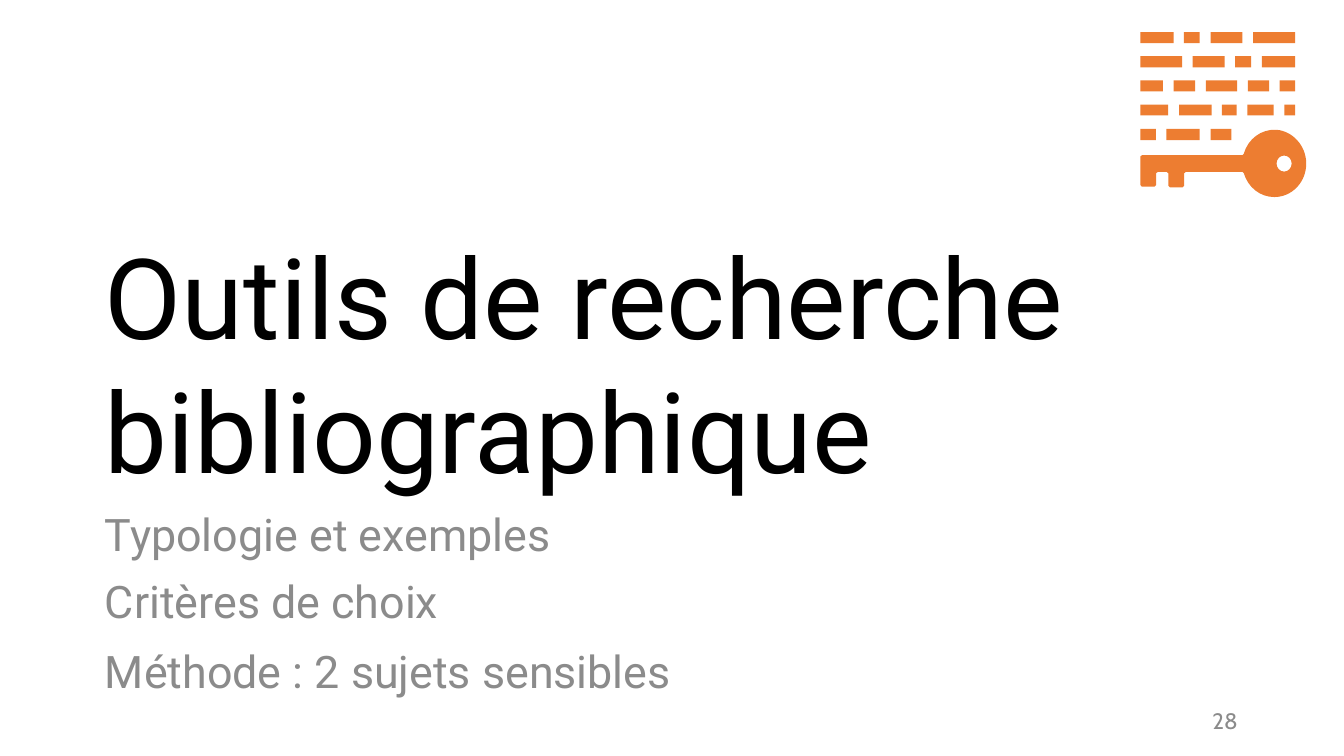
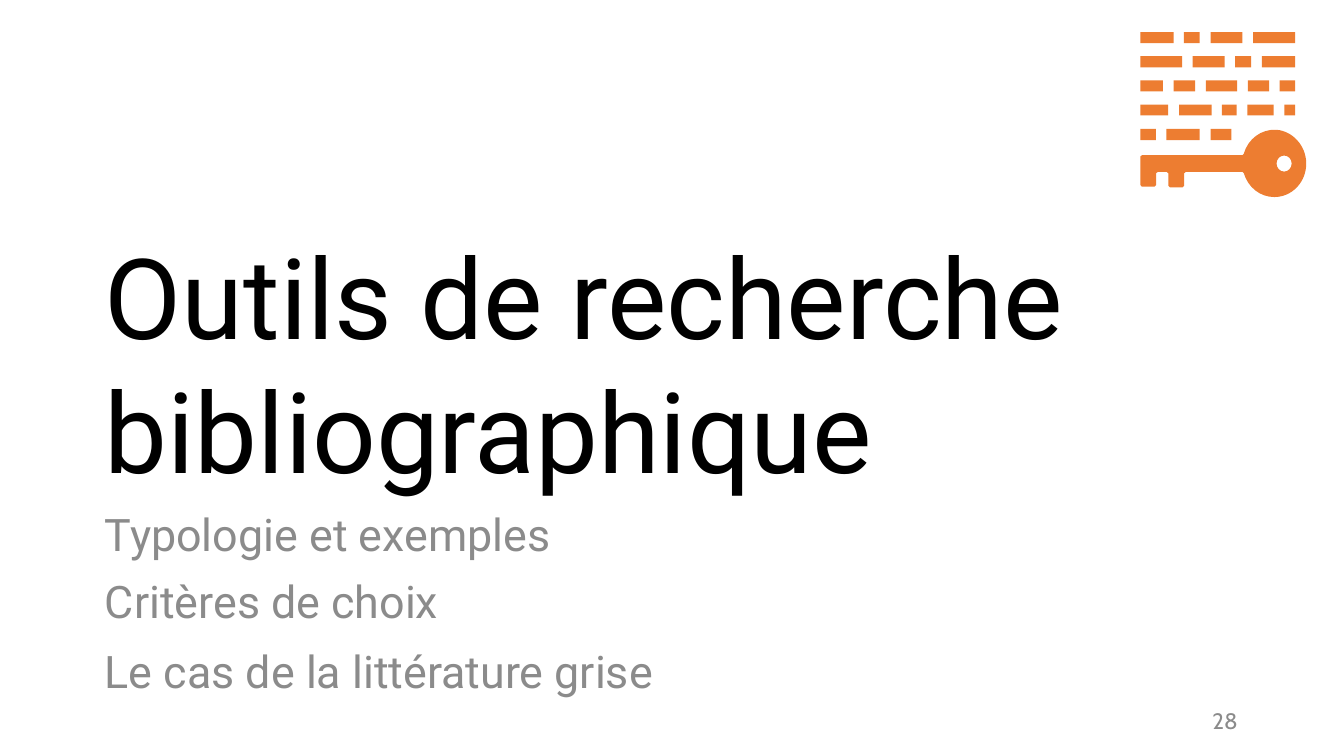
Before and after one commit to fflamerie/intro_revlit, a slide deck: slide 28 of docs/Intro_RevLit.odp. Drawn at 1344x756 pixels with LibreOffice and Linux fonts; fonts in the diff are those of the drawing. Boxes give left, top, right and bottom in pixels: in the first picture for what was removed or moved away, otherwise in the second. Text is boxed around its words. In the diff, an @@ line names an element or a change of style, - is before the commit and + after.

```diff
--- a/docs/Intro_RevLit.odp
+++ b/docs/Intro_RevLit.odp
@@ text at (105, 654, 653, 697): text changed @@
-Méthode : 2 sujets sensibles
+Le cas de la littérature grise
```
Also in this commit, not shown: 7 other slides changed, 1 slide added, 1 slide removed, 10 other files.
